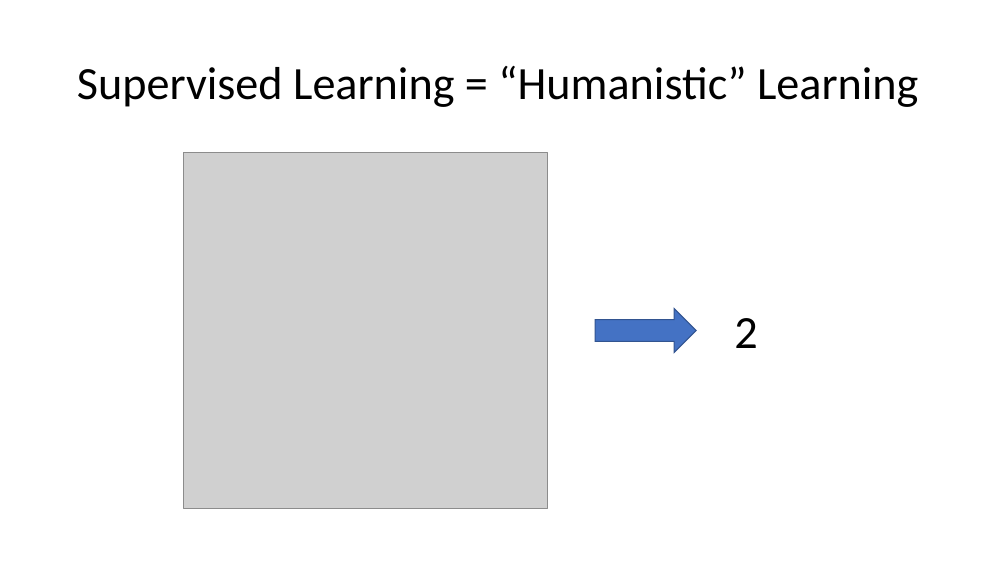
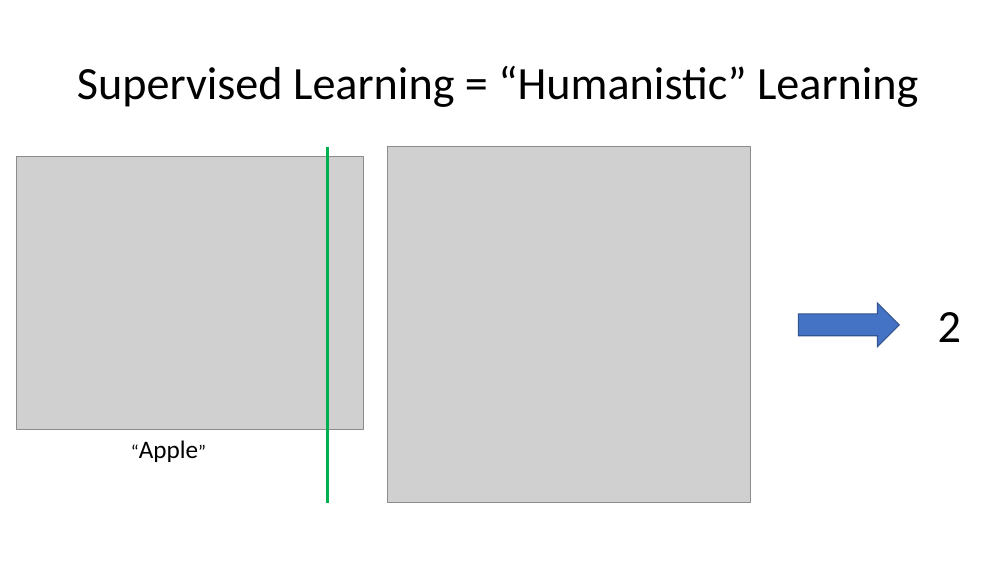
Before and after one commit to andy-j-block/census_income_predictions, a slide deck: slide 4 of slide_deck.pptx. Drawn at 1008x567 pixels with LibreOffice and Linux fonts; fonts in the diff are those of the drawing; grey boxes stand for pictures. Boxes give left, top, right and bottom in pixels: in the first picture for what was removed or moved away, otherwise in the second. Text is boxed around its words. In the diff, an @@ line names an element or a change of style, - is before the commit and + after.

```diff
--- a/slide_deck.pptx
+++ b/slide_deck.pptx
@@ line added from (327, 147) to (327, 503), #00B050 3 pt @@
@@ picture: place and size @@
-picture at (184, 153, 547, 509)
+picture at (387, 147, 751, 503)
@@ picture added at (16, 157, 363, 430) @@
@@ text "2": place and size @@
-text "2" at (734, 318, 757, 348)
+text "2" at (938, 312, 961, 342)
@@ right arrow: place and size @@
-right arrow at (595, 309, 696, 352)
+right arrow at (799, 303, 899, 347)
@@ text added at (139, 440, 198, 462), 24 pt, text #000000 @@
+“Apple”
```
Also in this commit, not shown: 3 other slides changed, 2 slides added, 1 slide removed.
